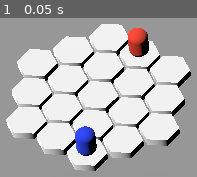
Above: before the commit, frame 1.
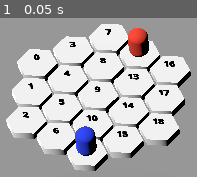
Above: after the commit, the same moment.

Repository: cwahlfeldt/hex-game-2
Game: Godot game, scene res://main.tscn
Same seed, same stepped clock (60 frames per second), same inputs: the game is played once before the commit and once after it.
Inputs:
- Up to frame 1 (0.05 s): no input

The runs differ from the first frame. In frame 1, 1.8% of the frame differs, in the area x 11-89%, y 6-75%.

Commit message:
draw labels on hex grid

Diff:
--- a/map.gd
+++ b/map.gd
@@ -16,6 +16,7 @@
 var ORIGIN = Vector2(0, 0)
 var LAYOUT = layout(SIZE, ORIGIN)
 var HEX_SIZE = 0.55
+
 @export var MAP_SIZE = 5
 
 var DIRECTIONS = {
@@ -37,13 +38,12 @@
 	draw_players(grid)
 	var astar = AStar3D.new()
 	var i = 0
-
 	for hex in grid:
 		astar.add_point(hex.index, hex.vectors, 1)
 	for hex in grid:
 		for neighbor in hex.neighbors:
 			astar.connect_points(hex.index, neighbor)
-	print(astar.get_point_count())
+	print(astar.are_points_connected(1, 18, true))
 
 # Called every frame. 'delta' is the elapsed time since the previous frame.
 func _process(delta: float) -> void:
@@ -72,6 +72,12 @@
 		var hex_mesh = HEX_SCENE.instantiate()
 		add_child(hex_mesh)
 		hex_mesh.global_transform.origin = hex.vectors
+		var label3d = Label3D.new()
+		label3d.position = Vector3(hex.vectors.x, 0.3, hex.vectors.z)
+		label3d.text = str(hex.index)
+		label3d.font_size = 48
+		label3d.modulate = Color(0,0,0,1)
+		add_child(label3d)
 	return grid
 
 func draw_players(grid_coords):
